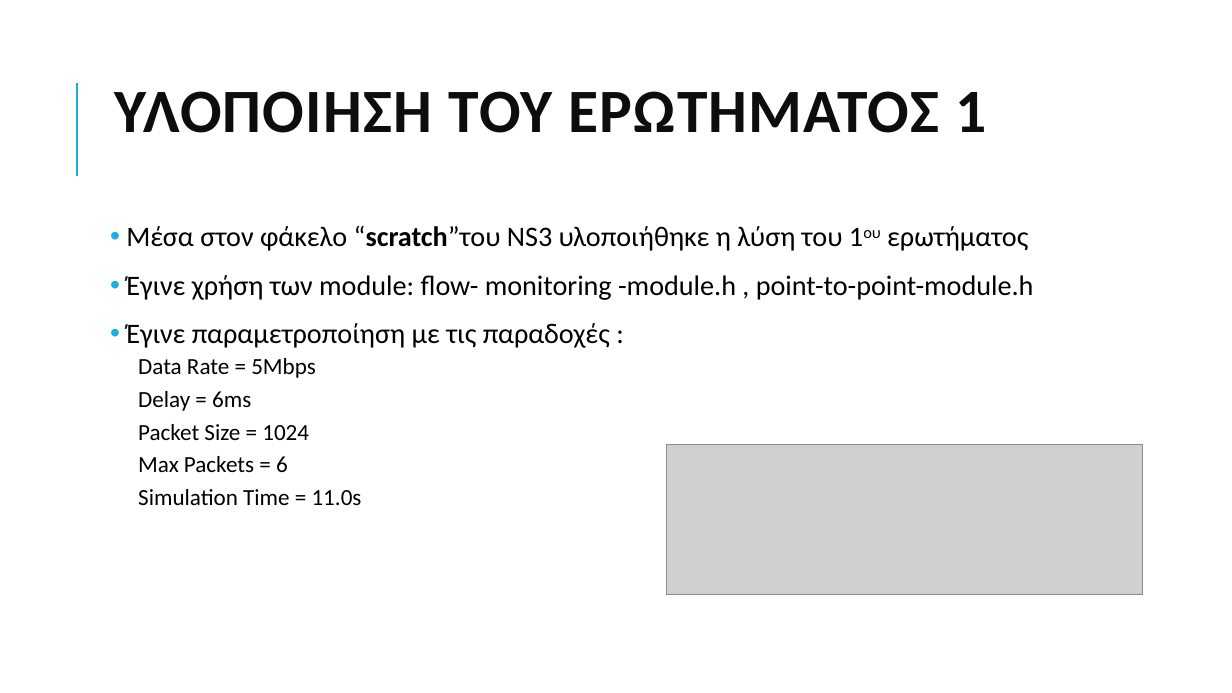
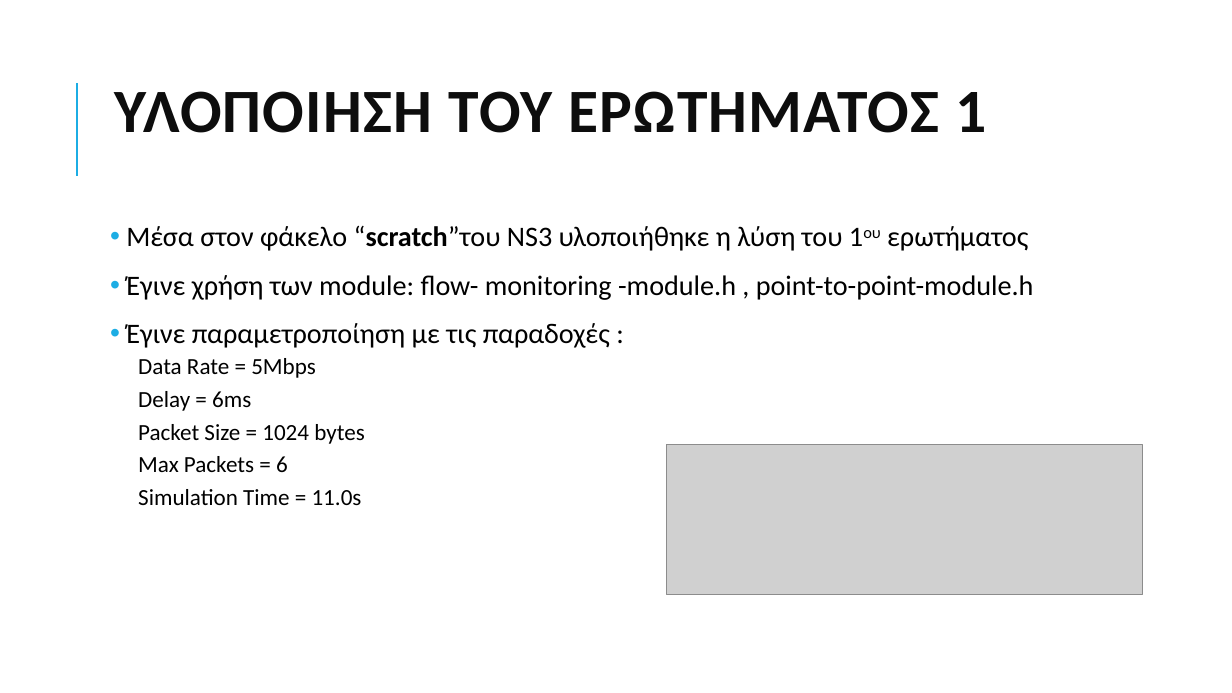
Before and after one commit to grgmyl/Ns3Project, a slide deck: slide 6 of Presentations/Ns-3_presentation_F.pptx. Drawn at 1232x693 pixels with LibreOffice and Linux fonts; fonts in the diff are those of the drawing; grey boxes stand for pictures. Boxes give left, top, right and bottom in pixels: in the first picture for what was removed or moved away, otherwise in the second. Text is boxed around its words. In the diff, an @@ line names an element or a change of style, - is before the commit and + after.

```diff
--- a/Presentations/Ns-3_presentation_F.pptx
+++ b/Presentations/Ns-3_presentation_F.pptx
@@ text at bbox=[138, 424, 365, 444]: text changed @@
-  Packet Size = 1024
+  Packet Size = 1024 bytes
```
Also in this commit, not shown: 8 other slides changed.
